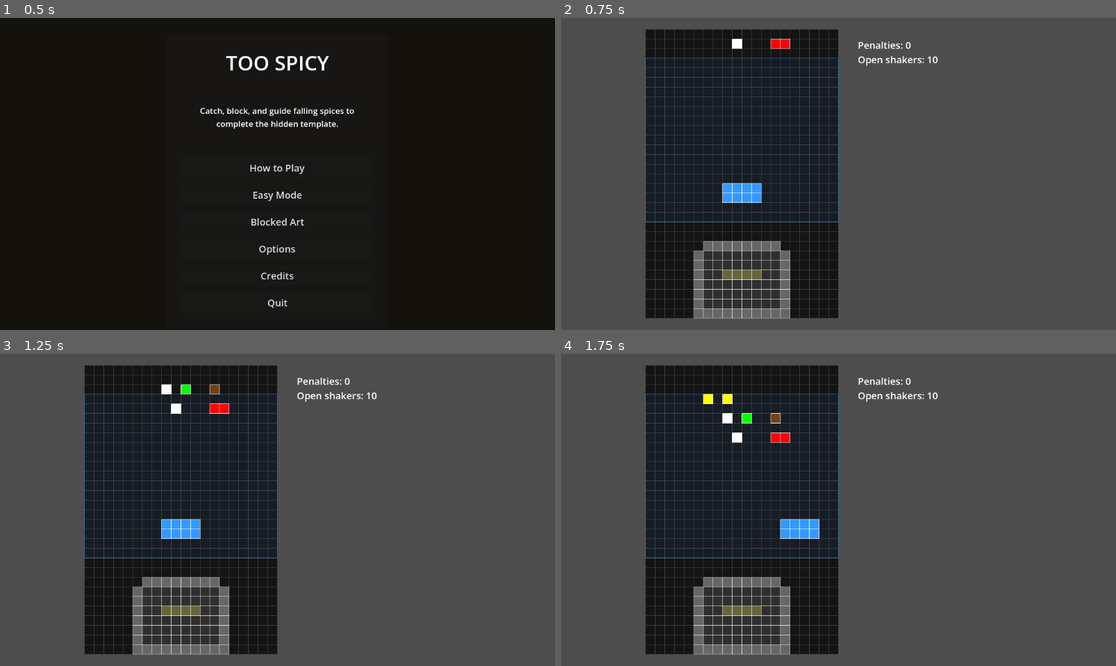
Above: before the commit, frames 1-4 (two rows, left to right).
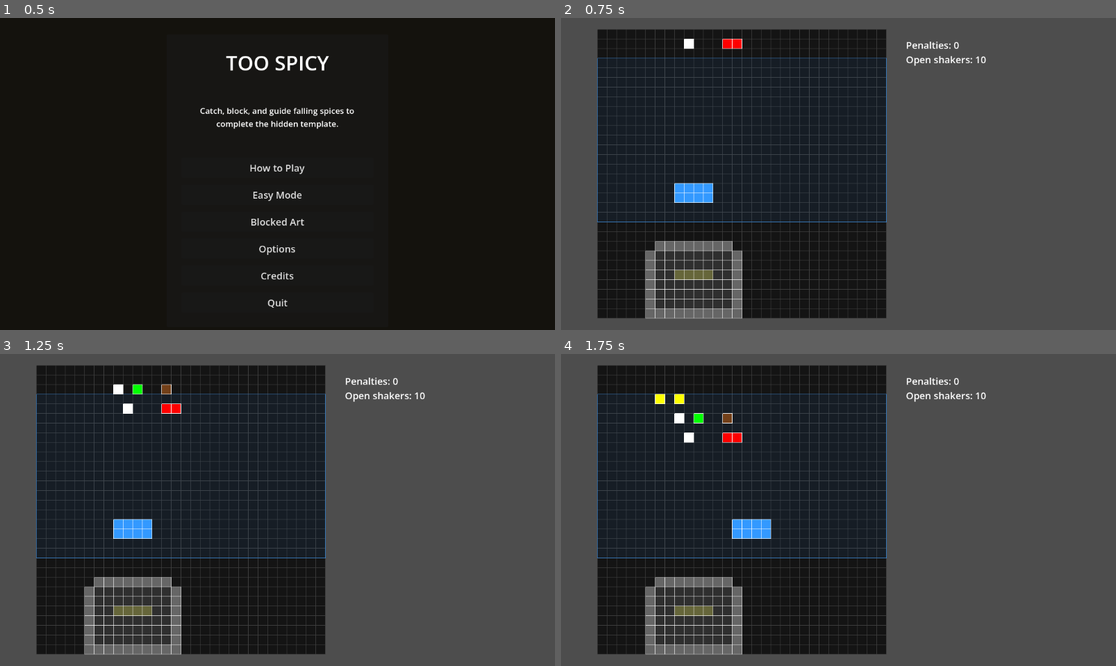
Above: after the commit, the same moments.

Repository: mitramansouri/too-spicy
Game: Godot game, scene res://scenes/MainMenu.tscn
Same seed, same stepped clock (60 frames per second), same inputs: the game is played once before the commit and once after it.
Inputs:
- Up to frame 1 (0.5 s): no input
- Up to frame 2 (0.75 s): click "Easy Mode" at 0.5 s
- Up to frame 3 (1.25 s): no input
- Up to frame 4 (1.75 s): hold Right (ui_right) from 1.28 s (still down)

Frame 1 is identical in both runs. In frame 2, 22% of the frame differs, in the area x 6-77%, y 3-97%; in frame 3, 23%; in frame 4, 23%.

Commit message:
template branch

Diff:
--- a/too-spicy/scripts/Game.gd
+++ b/too-spicy/scripts/Game.gd
@@ -1,7 +1,7 @@
 extends Node2D
 
 const CELL_SIZE := 20
-const GRID_WIDTH := 20
+const GRID_WIDTH := 30
 const GRID_HEIGHT := 30
 
 const FALL_INTERVAL := 0.15
